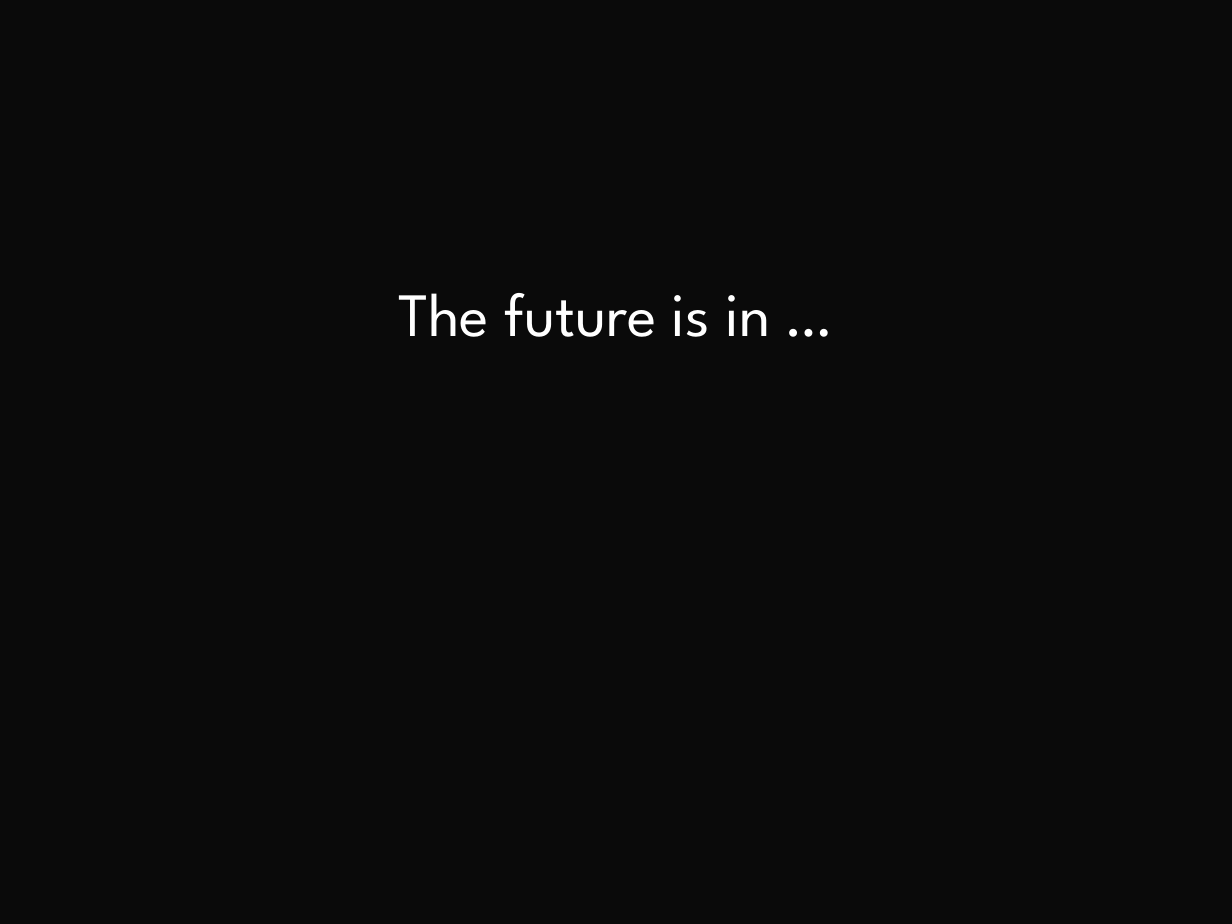
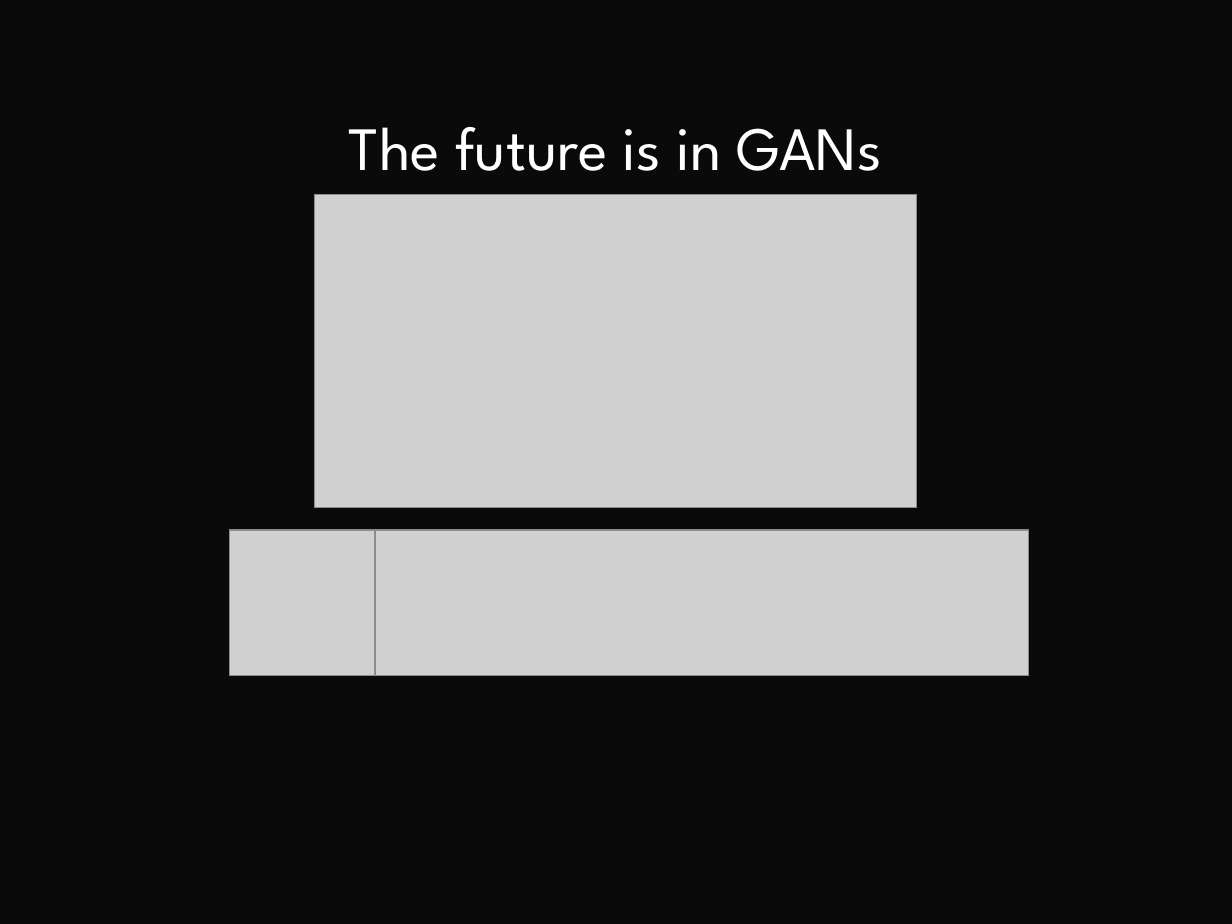
Before and after one commit to CDL-Quantum/CohortProject_2021, a slide deck: slide 5 of Week1_Trapped_Ions/archive/presentation_for_video.pptx. Drawn at 1232x924 pixels with LibreOffice and Linux fonts; fonts in the diff are those of the drawing; grey boxes stand for pictures; background and template pictures are left out; a plain dark background stands for a picture behind light text. Boxes give left, top, right and bottom in pixels: in the first picture for what was removed or moved away, otherwise in the second. Text is boxed around its words. In the diff, an @@ line names an element or a change of style, - is before the commit and + after.

```diff
--- a/Week1_Trapped_Ions/archive/presentation_for_video.pptx
+++ b/Week1_Trapped_Ions/archive/presentation_for_video.pptx
@@ text at box(349, 127, 881, 171): text changed @@
-The future is in …
+The future is in GANs
@@ picture added at box(314, 195, 915, 508) @@
@@ picture added at box(229, 530, 375, 675) @@
@@ picture added at box(376, 530, 1029, 675) @@
```
Also in this commit, not shown: 4 other slides changed.
